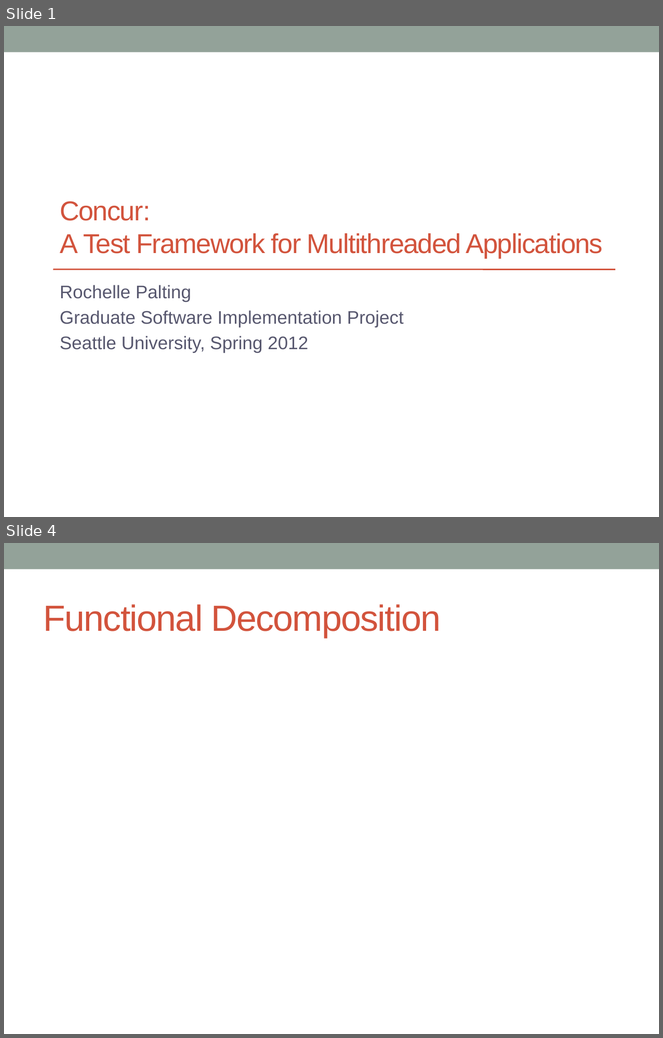
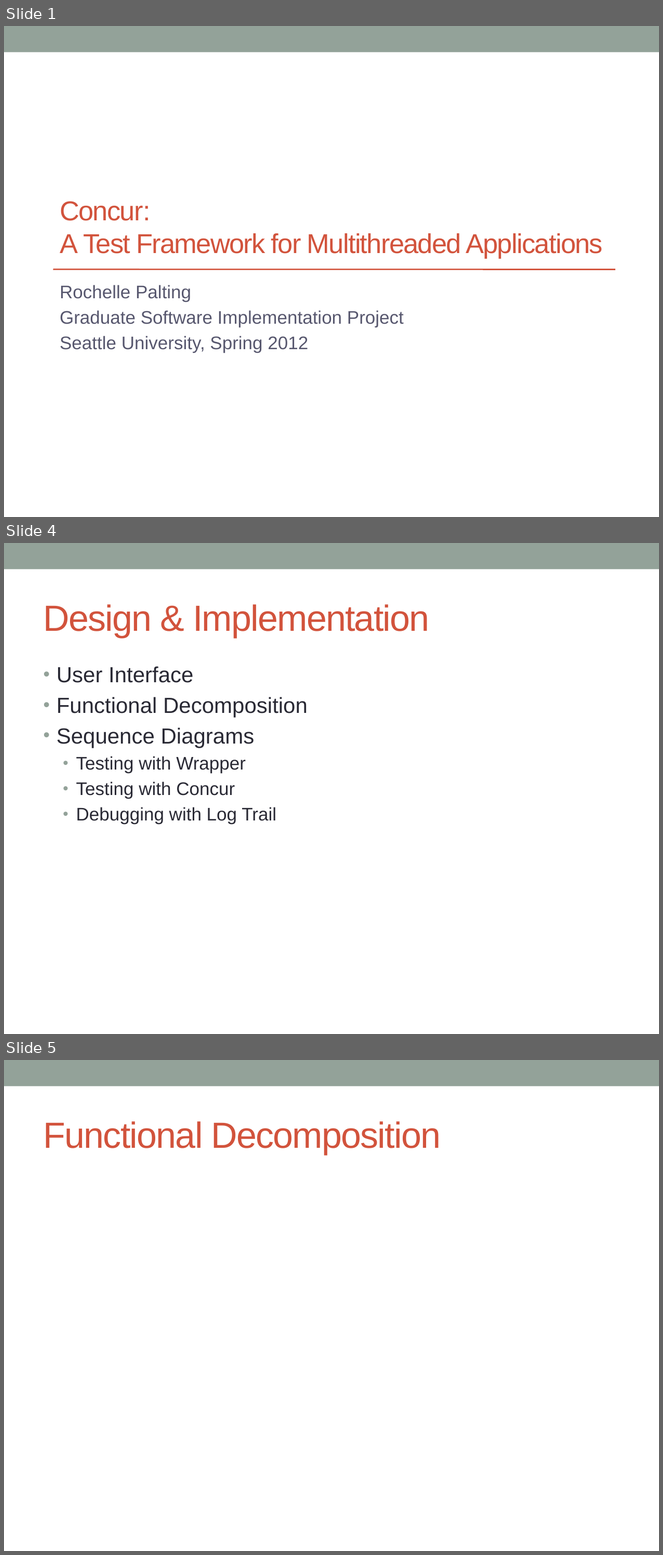
Before and after one commit to concurTestFramework/concurTestFramework, a slide deck: Documents/Concur_Presentation.pptx. Shown one above the other, each under a label of ours: slides 1 and 4 before the commit, slides 1, 4 and 5 after it; the slides between them are not shown. The pictures are 663x1038 and 663x1555 pixels, drawn with LibreOffice and Linux fonts; fonts in the diff are those of the drawing. Boxes give left, top, right and bottom in pixels: in the first picture for what was removed or moved away, otherwise in the second. Text is boxed around its words. In the diff, an @@ line names an element or a change of style, - is before the commit and + after.

```diff
--- a/Documents/Concur_Presentation.pptx
+++ b/Documents/Concur_Presentation.pptx
@@ slide 4 added at [4, 543, 659, 1034], background #FFFFFF; not listed: 1 template element that a slide beside it also shows @@
@@ title added at [44, 604, 430, 638], 40 pt, text #D2533C @@
+Design & Implementation
@@ text added at [57, 666, 308, 824], 20 pt, text #292934 @@
+• User Interface
+• Functional Decomposition
+• Sequence Diagrams
+  • Testing with Wrapper
+  • Testing with Concur
+  • Debugging with Log Trail
@@ what was slide 4 is now slide 5 @@
```
Also in this commit, not shown: 2 slides changed.
